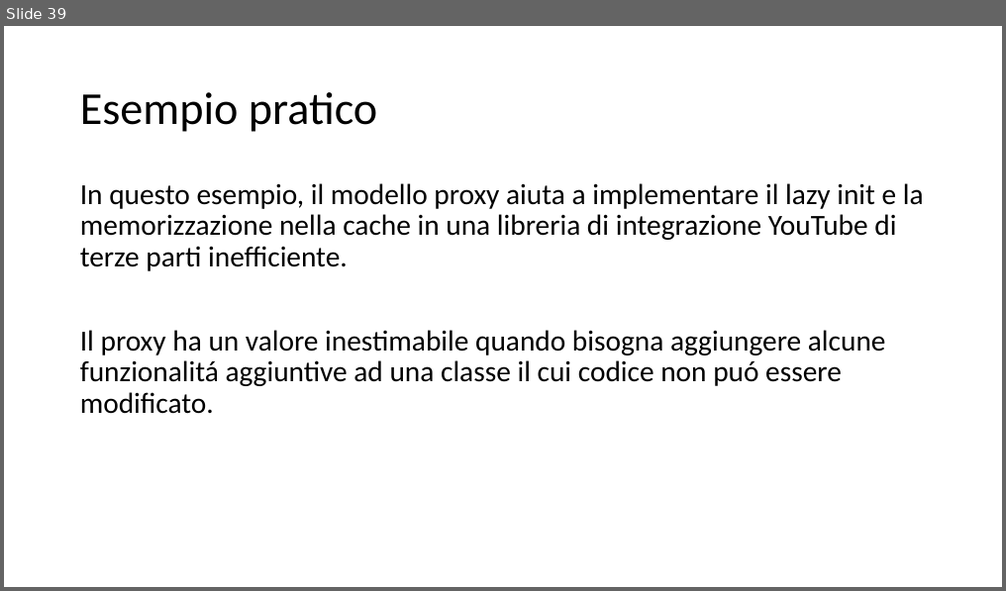
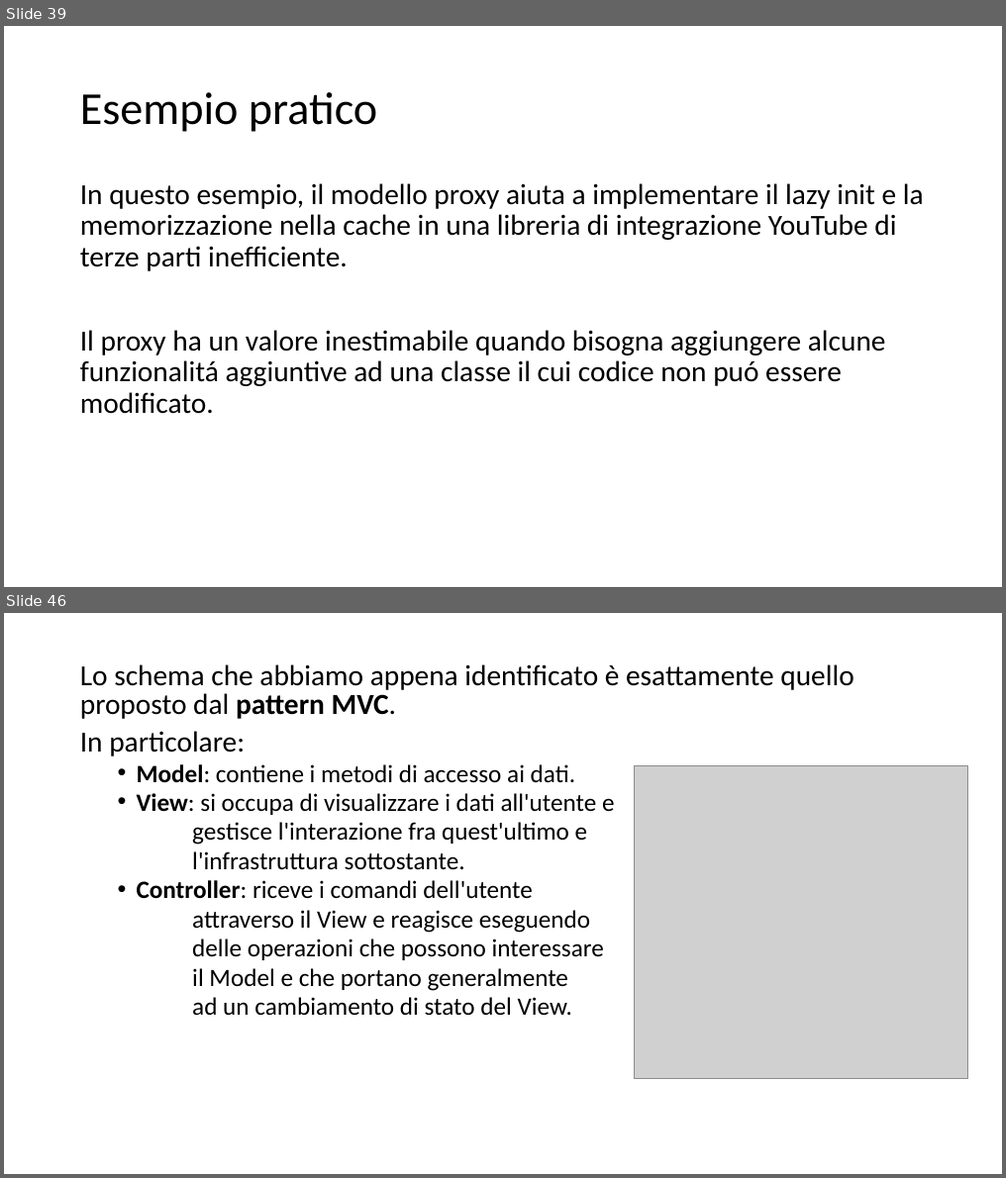
Before and after one commit to cicababba/java_course, a slide deck: Slide/Pattern.pptx. Shown one above the other, each under a label of ours: slide 39 before the commit, slides 39 and 46 after it; the slides between them are not shown. The pictures are 1006x591 and 1006x1178 pixels, drawn with LibreOffice and Linux fonts; fonts in the diff are those of the drawing; grey boxes stand for pictures. Boxes give left, top, right and bottom in pixels: in the first picture for what was removed or moved away, otherwise in the second. Text is boxed around its words. In the diff, an @@ line names an element or a change of style, - is before the commit and + after.

```diff
--- a/Slide/Pattern.pptx
+++ b/Slide/Pattern.pptx
@@ slide 46 added at (4, 613, 1002, 1174), background #FFFFFF @@
@@ text added at (80, 664, 853, 1016), 24 pt, text #000000 @@
+Lo schema che abbiamo appena identificato è esattamente quello proposto dal pattern MVC.
+In particolare:
+  • Model: contiene i metodi di accesso ai dati.
+  • View: si occupa di visualizzare i dati all'utente e
+  gestisce l'interazione fra quest'ultimo e
+  l'infrastruttura sottostante.
+  • Controller: riceve i comandi dell'utente
+  attraverso il View e reagisce eseguendo
+  delle operazioni che possono interessare
+  il Model e che portano generalmente
+  ad un cambiamento di stato del View.
@@ picture added at (634, 766, 967, 1079) @@
```
Also in this commit, not shown: 1 slide changed, 76 other slides added.
